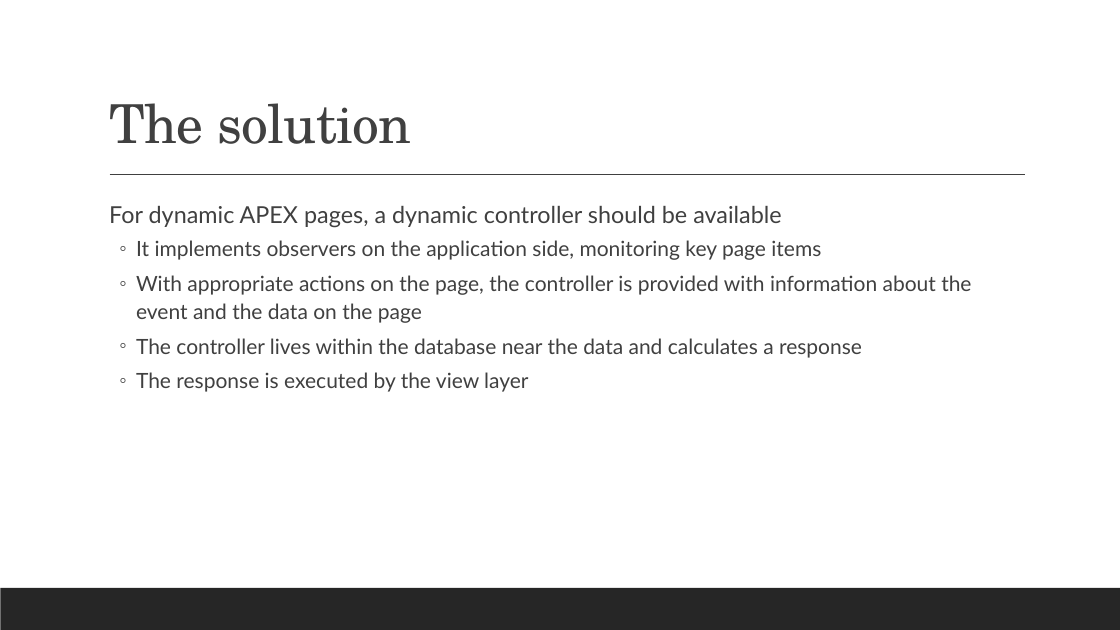
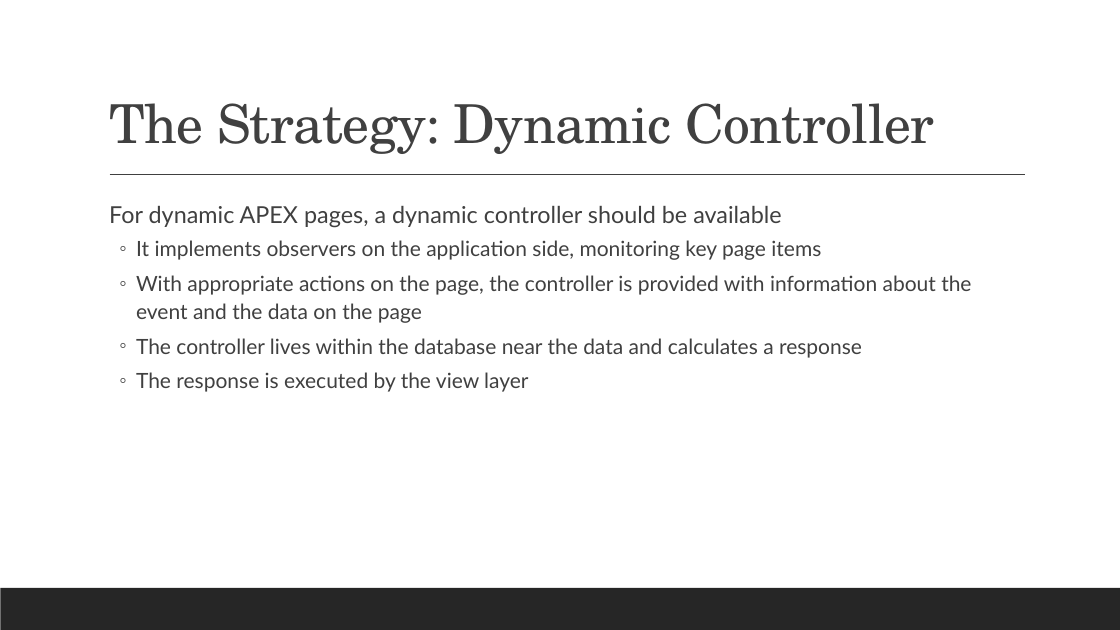
Before and after one commit to j-sieben/ADC, a slide deck: slide 7 of DOC/Architecture.pptx. Drawn at 1120x630 pixels with LibreOffice and Linux fonts; fonts in the diff are those of the drawing. Boxes give left, top, right and bottom in pixels: in the first picture for what was removed or moved away, otherwise in the second. Text is boxed around its words. In the diff, an @@ line names an element or a change of style, - is before the commit and + after.

```diff
--- a/DOC/Architecture.pptx
+++ b/DOC/Architecture.pptx
@@ title at bbox=[109, 103, 934, 154]: text changed @@
-The solution
+The Strategy: Dynamic Controller
```
Also in this commit, not shown: 5 other slides changed, 2 slides added, 1 other file.
